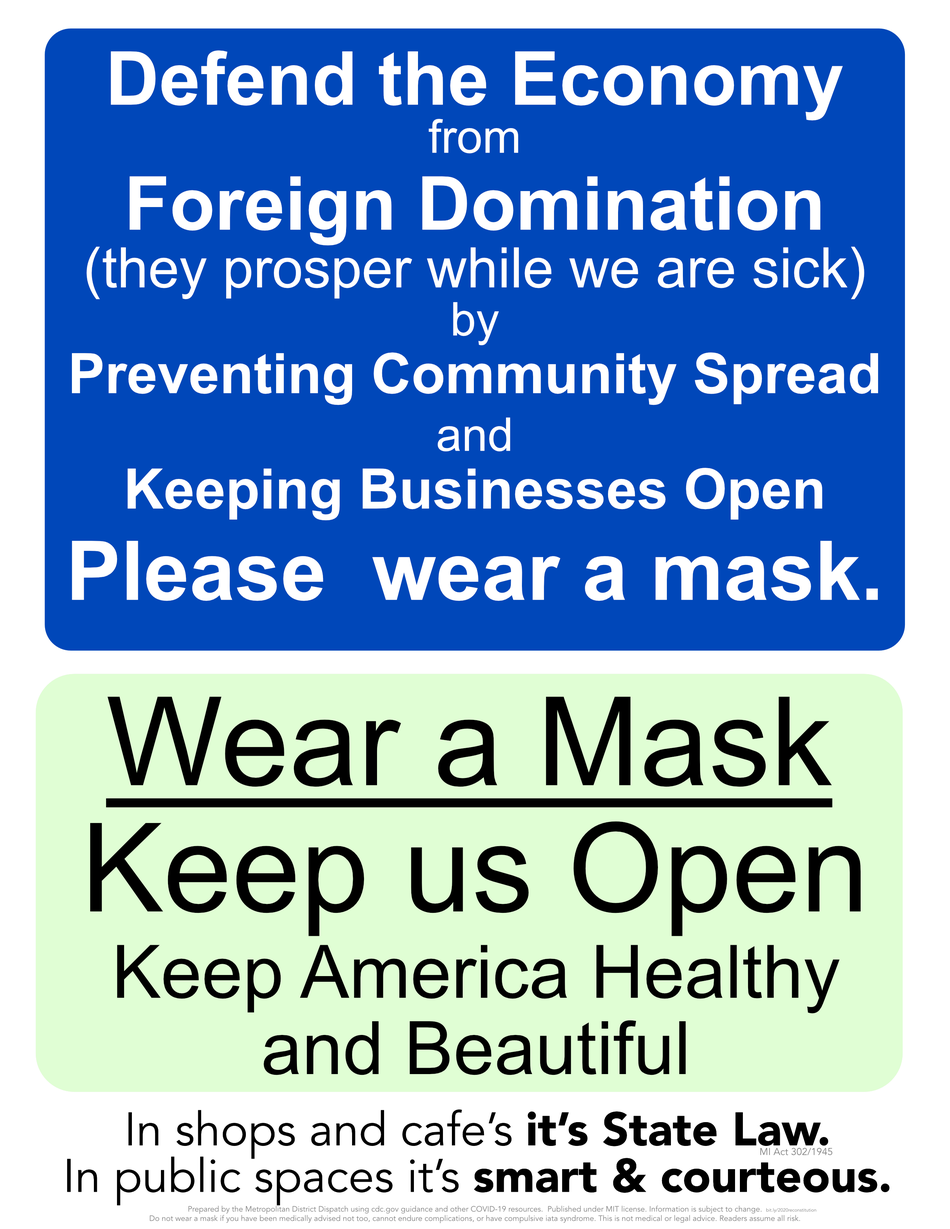
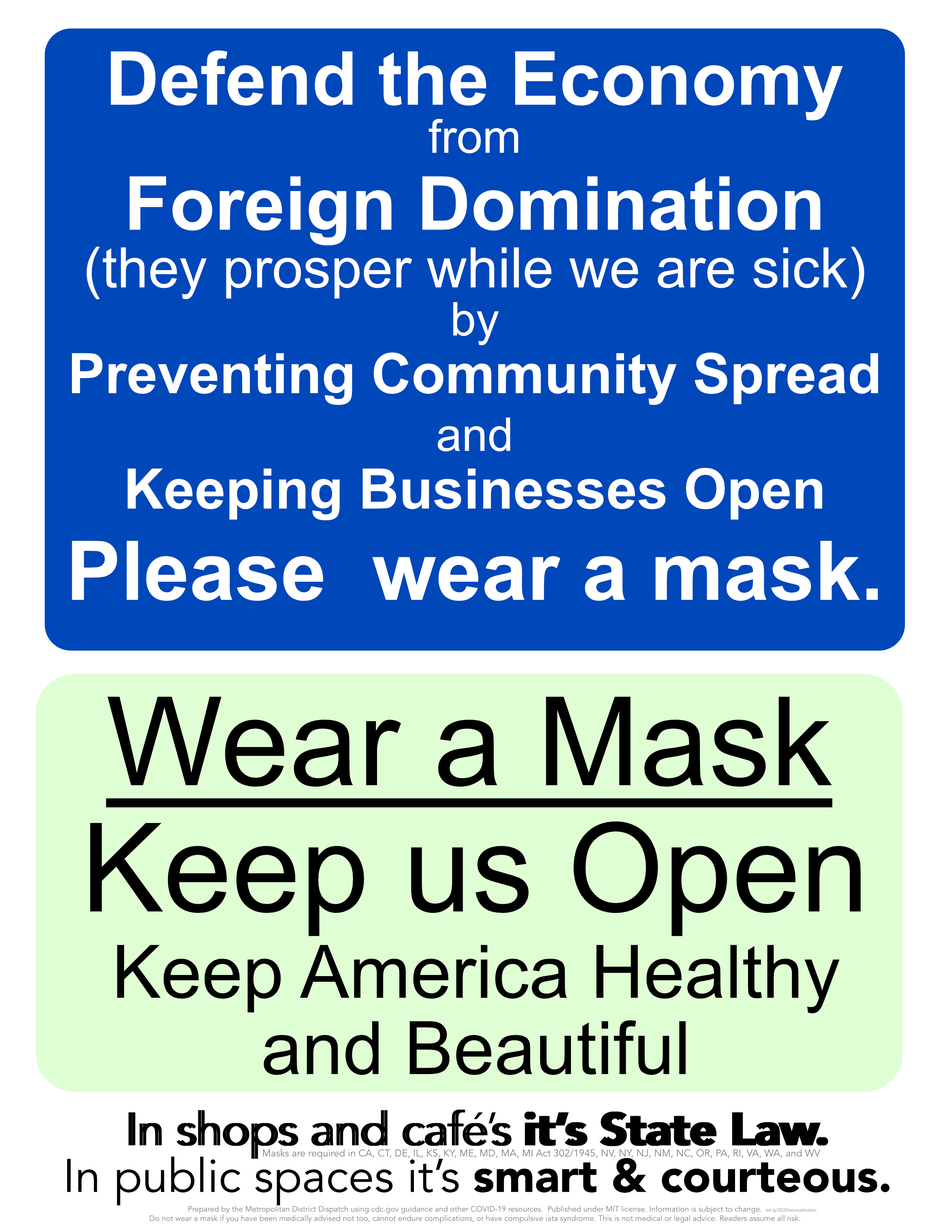
Layer changes from the first 950 × 1229 image to the second:
painted on (unnamed layer) (7th of 16, in (unnamed layer)) over [left=262, top=1148, right=833, bottom=1160]
painted on (unnamed layer) (8th of 16, in (unnamed layer)) over [left=128, top=1109, right=829, bottom=1160]
